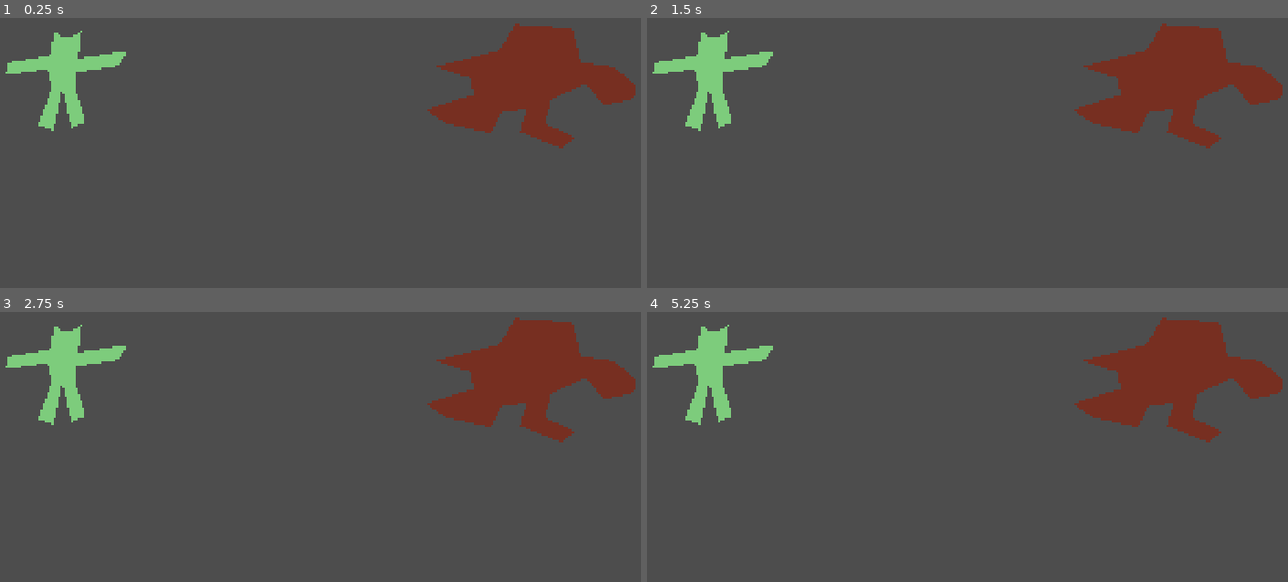
Above: before the commit, frames 1-4 (two rows, left to right).
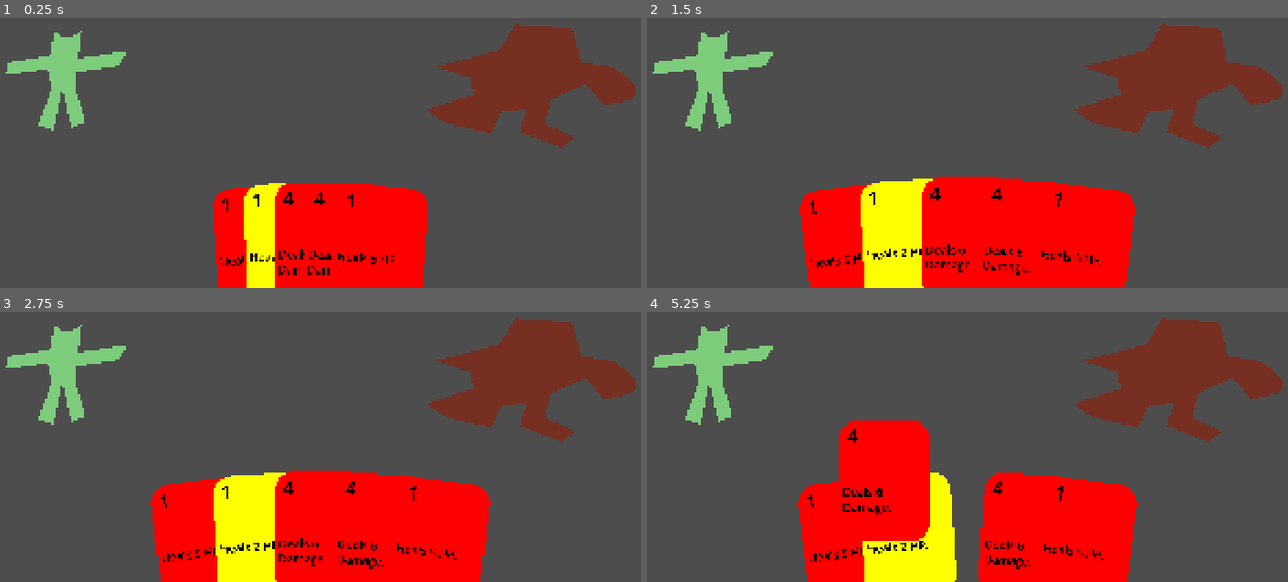
Above: after the commit, the same moments.

Repository: Winter-Aria/SouperSerious
Game: Godot game, scene res://Scenes/battle_scene.tscn
Two runs of this game, one before a commit and one after it. Both use one fixed random seed, a clock stepped at 60 frames per second and the inputs below. This scene is started directly instead of the project's main scene.
Inputs (mouse positions are in pixels of both pictures, inside the frame that each line leads up to):
- Up to frame 1 (0.25 s): no input
- Up to frame 2 (1.5 s): click (877, 247) at 0.5 s, where only the run after the commit has a clickable "1"; click (967, 239) at 1.25 s, where only the run after the commit has a clickable "4"
- Up to frame 3 (2.75 s): click (205, 541) at 2 s, where only the run after the commit has a clickable "1"
- Up to frame 4 (5.25 s): click (967, 533) at 2.75 s, where only the run after the commit has a clickable "4"; click (845, 541) at 3.5 s, where only the run after the commit has a clickable "1"; click (967, 533) at 4.25 s, where only the run after the commit has a clickable "4"; tap Enter at 5 s; move the mouse to (717, 376) at 5.02 s

The runs differ from the first frame. In frame 1, 12% of the frame differs, in the area x 33-67%, y 61-100%; in frame 2, 20%; in frame 3, 20%; in frame 4, 21%, in the area x 23-77%, y 40-100%.
Error before the commit: Invalid access to property or key 'mouse_detector' on a base object of type 'null instance'. (res://Scripts/Battle_System/Visual-Interaction/battle_scene.gd:15)

Commit message:
reworked cards to use relative casting checks and fixed temp combat scene

Diff:
--- a/souper-serious-game-jam/Cards_And_Actions/Card.gd
+++ b/souper-serious-game-jam/Cards_And_Actions/Card.gd
@@ -11,10 +11,11 @@
 	Healing,
 }
 
-enum Applicability
+enum Casting_Type
 {
-	Player  = 1 << 0,
-	Hostile = 1 << 1,
+	Self  = 1 << 0,
+	Friendlies = 1 << 1,
+	Hostiles = 1 << 2,
 }
 
 @export var Held_Attributes : Array[Atrributes] = []
@@ -23,7 +24,7 @@
 
 @export_multiline var Description : String = ""
 
-@export_flags("Player", "Hostile") var Applicability_Flags : int = 0
+@export_flags("Self", "Friendlies", "Hostiles") var Applicability_Flags : int = 0
 
 func Take_Cards_Action(_world_state : World_State) -> void:
 	Base_Action.Take_Action(_world_state, self)
--- a/souper-serious-game-jam/Cards_And_Actions/Cards/Red_Damager.tres
+++ b/souper-serious-game-jam/Cards_And_Actions/Cards/Red_Damager.tres
@@ -14,5 +14,5 @@
 Cost = 4
 Base_Action = SubResource("Resource_maasq")
 Description = "Deals 6 Damage. "
-Applicability_Flags = 2
+Applicability_Flags = 4
 metadata/_custom_type_script = "uid://6wpcejba1e4h"
--- a/souper-serious-game-jam/Cards_And_Actions/Cards/Red_Healer.tres
+++ b/souper-serious-game-jam/Cards_And_Actions/Cards/Red_Healer.tres
@@ -14,5 +14,5 @@
 Cost = 1
 Base_Action = SubResource("Resource_p5o83")
 Description = "Heals 5 HP."
-Applicability_Flags = 1
+Applicability_Flags = 3
 metadata/_custom_type_script = "uid://6wpcejba1e4h"
--- a/souper-serious-game-jam/Cards_And_Actions/Cards/Yellow_Healer.tres
+++ b/souper-serious-game-jam/Cards_And_Actions/Cards/Yellow_Healer.tres
@@ -14,5 +14,5 @@
 Cost = 1
 Base_Action = SubResource("Resource_hyx3d")
 Description = "Heals 2 HP."
-Applicability_Flags = 1
+Applicability_Flags = 3
 metadata/_custom_type_script = "uid://6wpcejba1e4h"
--- a/souper-serious-game-jam/Scenes/enemy_1.gd
+++ b/souper-serious-game-jam/Scenes/enemy_1.gd
@@ -1,10 +1,14 @@
-extends Enemy
+extends Node2D
+class_name enemy_visual
 
-# Called when the node enters the scene tree for the first time.
-func _ready() -> void:
-	pass # Replace with function body.
+@onready var mouse_detector: Mouse_Detector = $MouseDetector
 
-
-# Called every frame. 'delta' is the elapsed time since the previous frame.
-func _process(delta: float) -> void:
-	pass
+#
+## Called when the node enters the scene tree for the first time.
+#func _ready() -> void:
+	#pass # Replace with function body.
+#
+#
+## Called every frame. 'delta' is the elapsed time since the previous frame.
+#func _process(delta: float) -> void:
+	#pass
--- a/souper-serious-game-jam/Scripts/Battle_System/Logic/Actors/Enemy.gd
+++ b/souper-serious-game-jam/Scripts/Battle_System/Logic/Actors/Enemy.gd
@@ -26,6 +26,8 @@
 func End_Of_Turn_Reset() -> void:
 	super.End_Of_Turn_Reset()
 
+	choose_next_card()
+
 func choose_next_card() -> void:
 	if Card_Choosing_Behaviour == Card_Choosing_Behaviour_Type.Ordered:
 		chosen_card_index = wrapi(chosen_card_index + 1, 0, deck.cards.size())
--- a/souper-serious-game-jam/Scripts/Battle_System/Logic/Actors/Player.gd
+++ b/souper-serious-game-jam/Scripts/Battle_System/Logic/Actors/Player.gd
@@ -15,7 +15,7 @@
 
 func Draw_Cards(_cards_to_draw : int) -> int:
 	var _cards_dawn : int = 0
-	for i in range(_cards_dawn):
+	for i in range(_cards_to_draw):
 		if Draw_Pile_Cards.is_empty():
 			break
 
--- a/souper-serious-game-jam/Scripts/Battle_System/Visual-Interaction/battle_scene.gd
+++ b/souper-serious-game-jam/Scripts/Battle_System/Visual-Interaction/battle_scene.gd
@@ -11,8 +11,10 @@
 
 @onready var card_holder: Node2D = $Card_Holder
 
+@onready var enemy_1: enemy_visual = $Enemy1
+
 @onready var Player_Moused: Mouse_Detector = $Player/Area2D
-@onready var Enemy_Moused: Mouse_Detector = $Enemy.mouse_detector
+@onready var Enemy_Moused: Mouse_Detector = enemy_1.mouse_detector
 
 var Card_Visuals : Array[Card_Visual] = []
 var Hand_Card_To_Visual_Card : Dictionary[Card, Card_Visual] = {}
@@ -21,10 +23,10 @@
 
 var World := World_State.new()
 
-
-
 func _ready() -> void:
 	World.World_Player = PLAYER.duplicate_deep()
+
+	World.World_Player.Draw_Cards(5)
 
 	for _card : Card in World.World_Player.Hand:
 		var New_Visual : Card_Visual = CARD_VISUAL.instantiate()
@@ -37,7 +39,6 @@
 		New_Visual.Set_Visual_Based_Off_Card(_card)
 
 		Hand_Card_To_Visual_Card[_card] = New_Visual
-
 
 func _process(_delta: float) -> void:
 	var card_count : float = Card_Visuals.size()
@@ -90,8 +91,8 @@
 
 	Held_Card_Visual = null
 
-const Player_Flags : int = Card.Applicability.Player
-const Enemy_Flags : int = Card.Applicability.Hostile
+const Player_Flags : int = Card.Casting_Type.Self
+const Enemy_Flags : int = Card.Casting_Type.Hostiles
 
 func attempt_apply_card(_card : Card) -> bool:
 	if Player_Moused.Mouse_Within:
